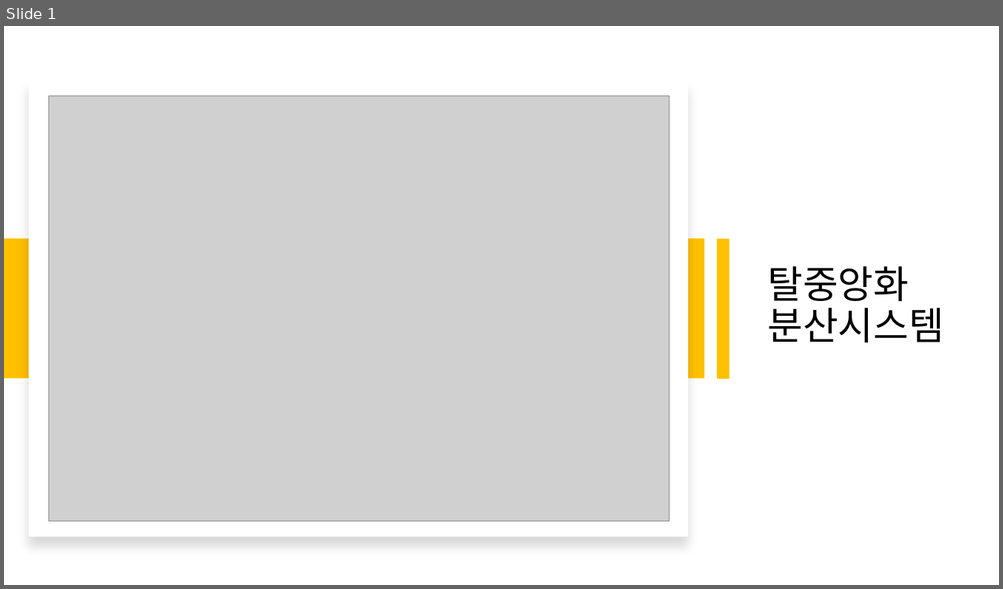
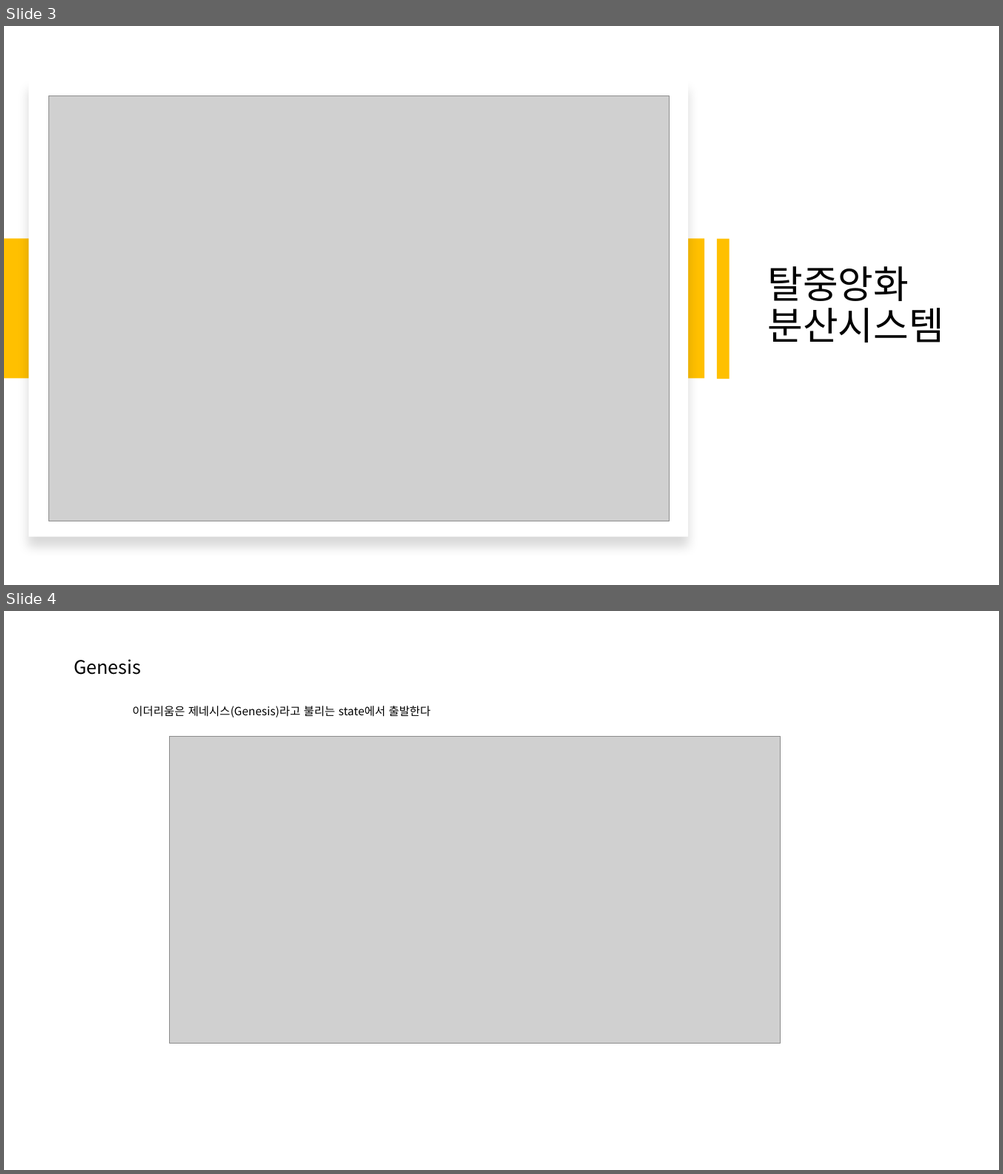
Before and after one commit to hypermusic80/eth_web3, a slide deck: 이더리움구축.pptx. Shown one above the other, each under a label of ours: slide 1 before the commit, slides 3 and 4 after it. The pictures are 1003x589 and 1003x1174 pixels, drawn with LibreOffice and Linux fonts; fonts in the diff are those of the drawing; grey boxes stand for pictures. Boxes give left, top, right and bottom in pixels: in the first picture for what was removed or moved away, otherwise in the second. Text is boxed around its words. In the diff, an @@ line names an element or a change of style, - is before the commit and + after.

```diff
--- a/이더리움구축.pptx
+++ b/이더리움구축.pptx
@@ slide 4 added at <box>4,611,999,1170</box>, background #FFFFFF @@
@@ text added at <box>74,659,141,675</box>, 18 pt, text #000000 @@
+Genesis
@@ text added at <box>132,706,431,718</box>, 11 pt, text #000000 @@
+이더리움은 제네시스(Genesis)라고 불리는 state에서 출발한다
@@ picture added at <box>170,736,780,1043</box> @@
@@ what was slide 1 is now slide 3 @@
```
Also in this commit, not shown: 2 slides changed, 11 other slides added.
